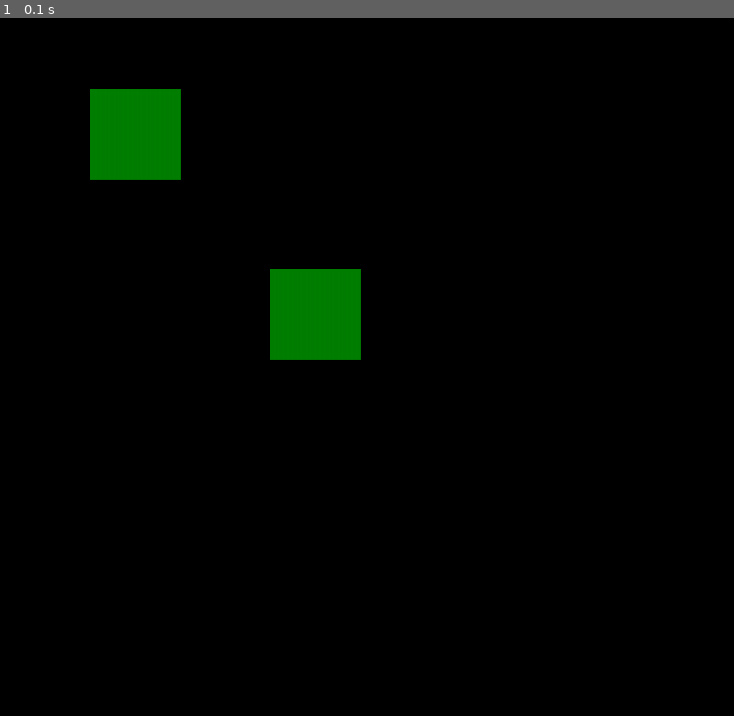
Above: before the commit, frame 1.
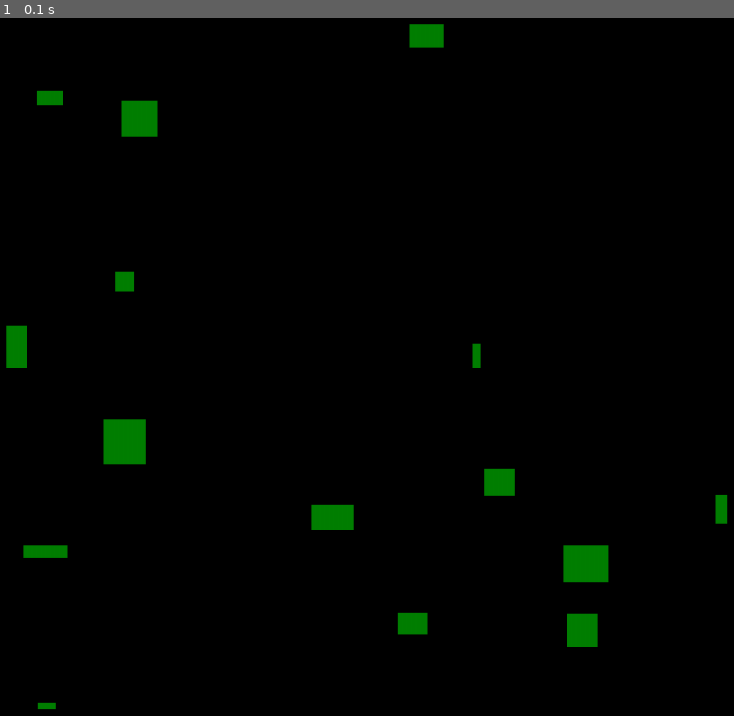
Above: after the commit, the same moment.

Repository: tjacek/planning
Game: pygame game, started from polygons/__init__.py
Two runs of this game, one before a commit and one after it. Both use one fixed random seed, a clock stepped at 60 frames per second and the inputs below.
Inputs:
- Up to frame 1 (0.1 s): no input

The runs differ from the first frame. In frame 1, 5.2% of the frame differs, in the area x 0-100%, y 0-99%.

Commit message:
gen rectangle

Diff:
--- a/polygons/__init__.py
+++ b/polygons/__init__.py
@@ -16,11 +16,6 @@
     def show(self,window):
     	pg.draw.polygon(window,(0,128,0),self.vertices)
 
-def make_world():
-    pol1=Polygon([[100,100],[200,100],[200,200],[100,200]])
-    pol2=Polygon([[300,300],[400,300],[400,400],[300,400]])
-    return World([pol1,pol2])
-
 def polygon_loop(world):
     pg.init()
     window = pg.display.set_mode((1000, 1000))
@@ -36,5 +31,7 @@
     pg.quit()
     exit()
 
-world=make_world()
-polygon_loop(world)
+if __name__ == "__main__":
+    import gen
+    world=gen.gen_world(15)
+    polygon_loop(world)
--- /dev/null
+++ b/polygons/gen.py
@@ -0,0 +1,20 @@
+import sys
+sys.path.append("..")
+import numpy as np
+import polygons
+
+def gen_world(n_rect,bound_world=(800,800),
+        bound_width=(5,50),bound_height=(5,20)):
+    rects=[]
+    for i in range(n_rect):
+        x=np.random.uniform(0,bound_world[0])
+        y=np.random.uniform(0,bound_world[1])
+        width=np.random.uniform(bound_width[0],bound_width[1])
+        height=np.random.uniform(bound_width[0],bound_width[1])
+        rects.append(make_rect(x,y,width,height))
+    return polygons.World(rects)
+
+def make_rect(x,y,width,height):
+	vertices=[[x,y],[x+width,y],[x+width,y+height],
+	        [x,y+height]]
+	return polygons.Polygon(vertices)
